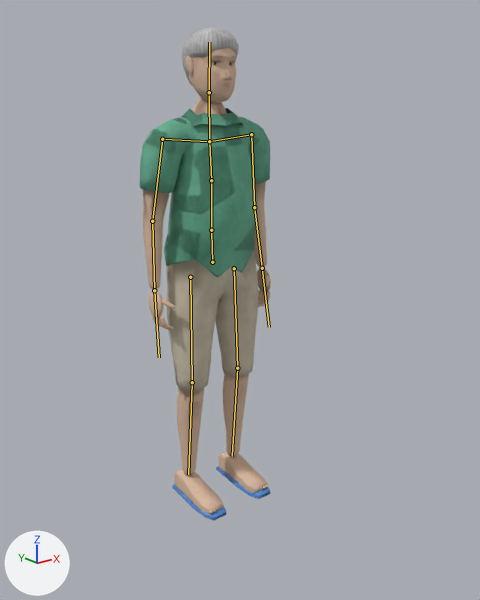
Renders of the FBX model Assets/Models/ThaiBobaShop/Characters/NPC_Uncle.fbx from each side of a commit.
Rendered twice from a 50 mm lens placed at (-1.399, -1.908, 1.533), pointed at (-0.017, -0.18, 0.842). The axes (+X, +Y, +Z) are drawn at lower left. The lights are the same throughout. The picture after the commit comes second. The bones that change, and the others that lie on the model, are drawn over the model as lines.

Objects in the first picture: 'NPC_Uncle', 'NPC_Uncle_LOD1'.
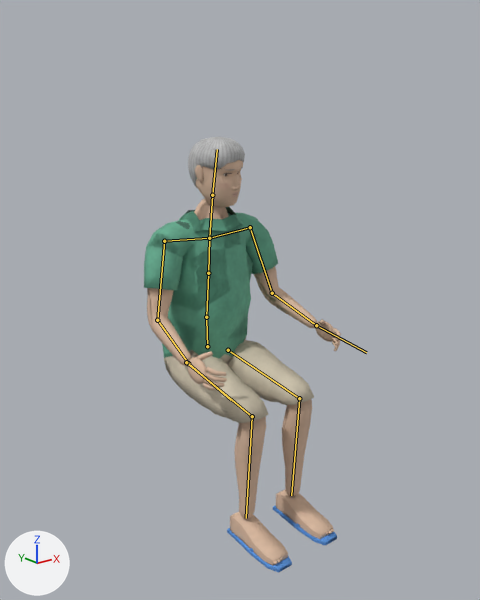
The newer file adds an action. The first version stands in its rest pose; the second is drawn at frame 37 of the action 'Sit'.

Where the change shows, as pixel boxes [x1, y1, x2, y2] in the pictures (480 x 600 px):
'NPC_Uncle', posed (49% wider, 12% shorter)
    before: [140, 27, 271, 520]
    after: [144, 137, 340, 572]
'NPC_Uncle_LOD1', posed (50% wider, 12% shorter)
    before: [140, 27, 271, 520]
    after: [144, 137, 341, 573]
bone 'Hips', root to tip
    before: (212, 262) to (211, 232)
    after: (207, 346) to (206, 319)
bone 'Spine', root to tip
    before: (211, 230) to (211, 180)
    after: (206, 317) to (208, 273)
bone 'Chest', root to tip
    before: (211, 180) to (209, 141)
    after: (208, 273) to (209, 238)
bone 'Head', root to tip
    before: (209, 92) to (209, 42)
    after: (212, 195) to (217, 149)
bone 'UpperArm.L', root to tip
    before: (251, 134) to (254, 207)
    after: (250, 227) to (272, 293)
bone 'LowerArm.L', root to tip
    before: (254, 207) to (262, 268)
    after: (272, 293) to (316, 325)
bone 'Hand.L', root to tip
    before: (262, 268) to (269, 327)
    after: (316, 325) to (366, 352)
bone 'UpperArm.R', root to tip
    before: (162, 139) to (152, 221)
    after: (164, 241) to (157, 320)
bone 'LowerArm.R', root to tip
    before: (152, 221) to (154, 290)
    after: (157, 320) to (188, 363)
bone 'Hand.R', root to tip
    before: (154, 290) to (159, 357)
    after: (188, 363) to (231, 400)
bone 'UpperLeg.L', root to tip
    before: (234, 268) to (237, 368)
    after: (228, 350) to (299, 398)
bone 'LowerLeg.L', root to tip
    before: (237, 368) to (232, 456)
    after: (299, 398) to (291, 495)
bone 'UpperLeg.R', root to tip
    before: (190, 277) to (192, 382)
    after: (186, 362) to (252, 416)
bone 'LowerLeg.R', root to tip
    before: (192, 382) to (188, 474)
    after: (252, 416) to (246, 518)

The change in detail:
Bone 'Hips' (bone_hips) moves from (0.0, 0.0, 0.0) to (0.0, -0.341, -0.051).
Bone 'Spine' (bone_spine) turns from (0, 0, 0) to (4, 0, 0) degrees about its own x, y and z.
Bone 'Chest' (bone_chest) turns from (0, 0, 0) to (4, 0, 0) degrees about its own x, y and z.
Bone 'Head' (bone_head) turns from (0, 0, 0) to (-1, 14, -1) degrees about its own x, y and z.
Bone 'UpperArm.L' (bone_upperarm_l) turns from (0, 0, 0) to (-22, -4, -10) degrees about its own x, y and z.
Bone 'LowerArm.L' (bone_lowerarm_l) turns from (0, 0, 0) to (-48, -5, -2) degrees about its own x, y and z.
Bone 'Hand.L' (bone_hand_l) turns from (0, 0, 0) to (-10, -1, -1) degrees about its own x, y and z.
Bone 'UpperArm.R' (bone_upperarm_r) turns from (0, 0, 0) to (-22, 4, 10) degrees about its own x, y and z.
Bone 'LowerArm.R' (bone_lowerarm_r) turns from (0, 0, 0) to (-48, 5, 2) degrees about its own x, y and z.
Bone 'Hand.R' (bone_hand_r) turns from (0, 0, 0) to (-10, 1, 1) degrees about its own x, y and z.
Bone 'UpperLeg.L' (bone_upperleg_l) turns from (0, 0, 0) to (-80, -2, 0) degrees about its own x, y and z.
Bone 'LowerLeg.L' (bone_lowerleg_l) turns from (0, 0, 0) to (79, 0, 1) degrees about its own x, y and z.
Bone 'UpperLeg.R' (bone_upperleg_r) turns from (0, 0, 0) to (-80, 2, 0) degrees about its own x, y and z.
Bone 'LowerLeg.R' (bone_lowerleg_r) turns from (0, 0, 0) to (79, 0, -1) degrees about its own x, y and z.
